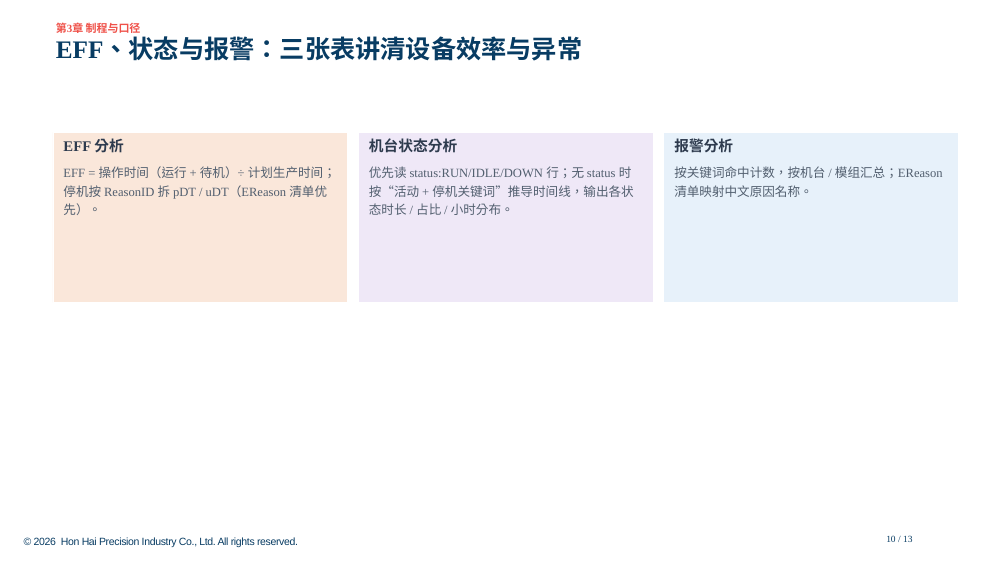
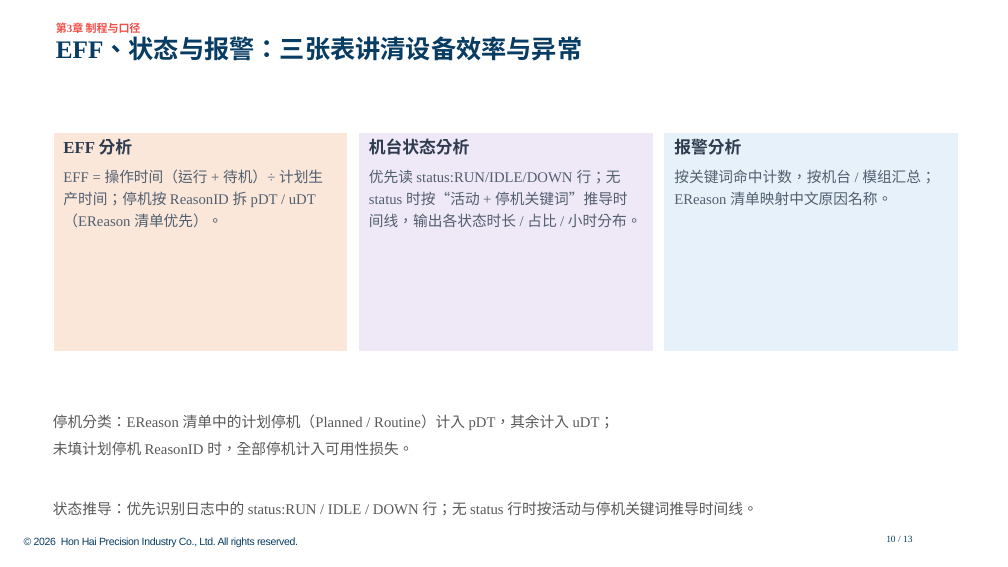
Before and after one commit to Longtianhong88888/MC_LogAnalysis, a slide deck: slide 10 of docs/usage_deck/final/机台log分析使用说明.pptx. Drawn at 1008x567 pixels with LibreOffice and Linux fonts; fonts in the diff are those of the drawing; background and template pictures are left out. Boxes give left, top, right and bottom in pixels: in the first picture for what was removed or moved away, otherwise in the second. Text is boxed around its words. In the diff, an @@ line names an element or a change of style, - is before the commit and + after.

```diff
--- a/docs/usage_deck/final/机台log分析使用说明.pptx
+++ b/docs/usage_deck/final/机台log分析使用说明.pptx
@@ rectangle "EFF 分析": place and size @@
-rectangle "EFF 分析" at (53,132,348,302)
+rectangle "EFF 分析" at (53,132,348,352)
@@ rectangle "EFF 分析" at (53,132,348,352): size 14 to 16 pt in "EFF 分析"; size 12 to 14 pt @@
@@ rectangle "机台状态分析": place and size @@
-rectangle "机台状态分析" at (358,132,653,302)
+rectangle "机台状态分析" at (358,132,653,352)
@@ rectangle "机台状态分析" at (358,132,653,352): size 14 to 16 pt in "机台状态分析"; size 12 to 14 pt @@
@@ rectangle "报警分析": place and size @@
-rectangle "报警分析" at (664,132,959,302)
+rectangle "报警分析" at (664,132,959,352)
@@ rectangle "报警分析" at (664,132,959,352): size 14 to 16 pt in "报警分析"; size 12 to 14 pt @@
@@ text added at (53,414,757,516), 14 pt, text #595959 @@
+停机分类：EReason 清单中的计划停机（Planned / Routine）计入 pDT，其余计入 uDT；
+未填计划停机 ReasonID 时，全部停机计入可用性损失。
+状态推导：优先识别日志中的 status:RUN / IDLE / DOWN 行；无 status 行时按活动与停机关键词推导时间线。
```
Also in this commit, not shown: 7 other slides changed, 22 other files.
